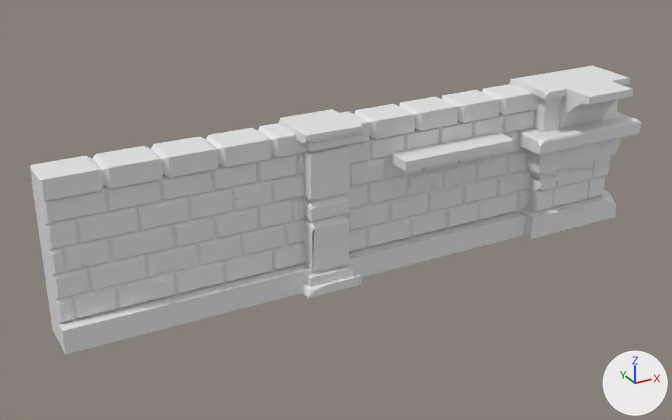
The FBX model Assets/Art/Models/Room Components/stone_wall_5.fbx, before and after one commit.
The view is the same before and after, from a 50 mm lens placed at (-8.2, -15.72, 9.32), pointed at (0.4, -0.08, 1.5). Lighting does not change. The marker at lower right points along +X, +Y and +Z. The picture after the commit comes second. Where no turn or scale is listed for an object, it has been applied to the vertices.

The first picture shows 'Large Pillar', 'Pillar.002', 'Shelf.001', 'Wall_Base', 'Wall_Top'.
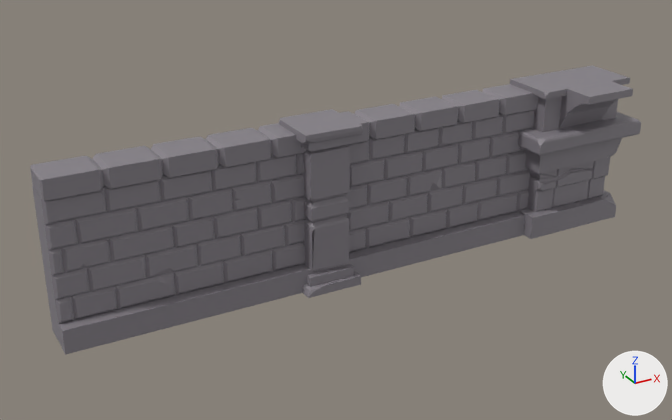
The newer file is also rescaled (x2.0) as a whole; pictures and numbers use the older file's frame.

Location of each change, [x1, y1, x2, y2] in pixels of the pictures (672 x 420 px):
'Wall_Base', recoloured (white to grey)
    both: [32, 110, 535, 355]
'Wall_Top', recoloured (white to grey)
    both: [30, 84, 538, 201]
'Large Pillar', recoloured (white to grey)
    both: [510, 66, 641, 239]
'Pillar.002', recoloured (white to grey)
    both: [279, 109, 363, 298]
'Shelf.001', deleted
    before: [389, 132, 515, 171]

What the commit changed:
Material 'stone' (mat_stone) is new.
Its base color is (0.238, 0.22, 0.246) (grey #868188).
me_cube_076 has 132 vertices, 130 faces and spans x -5.5..5.5, y -0.41..0.41, z -0.19..0.19.
me_cube_076 gains material mat_stone (grey #868188).
me_cube_074 has 556 vertices, 485 faces and spans x -5.5..5.5, y -0.5..0.5, z 0.0..3.0.
me_cube_074 gains material mat_stone (grey #868188).
me_cube_067 has 121 vertices, 113 faces and spans x -0.62..0.64, y -0.76..0.5, z 0.0..3.51.
me_cube_067 gains material mat_stone (grey #868188).
me_cube has 266 vertices, 241 faces and spans x -1.51..1.51, y -1.43..0.59, z 0.0..3.51.
me_cube gains material mat_stone (grey #868188).
Object 'Shelf.001' (ob_shelf_001) is deleted.
